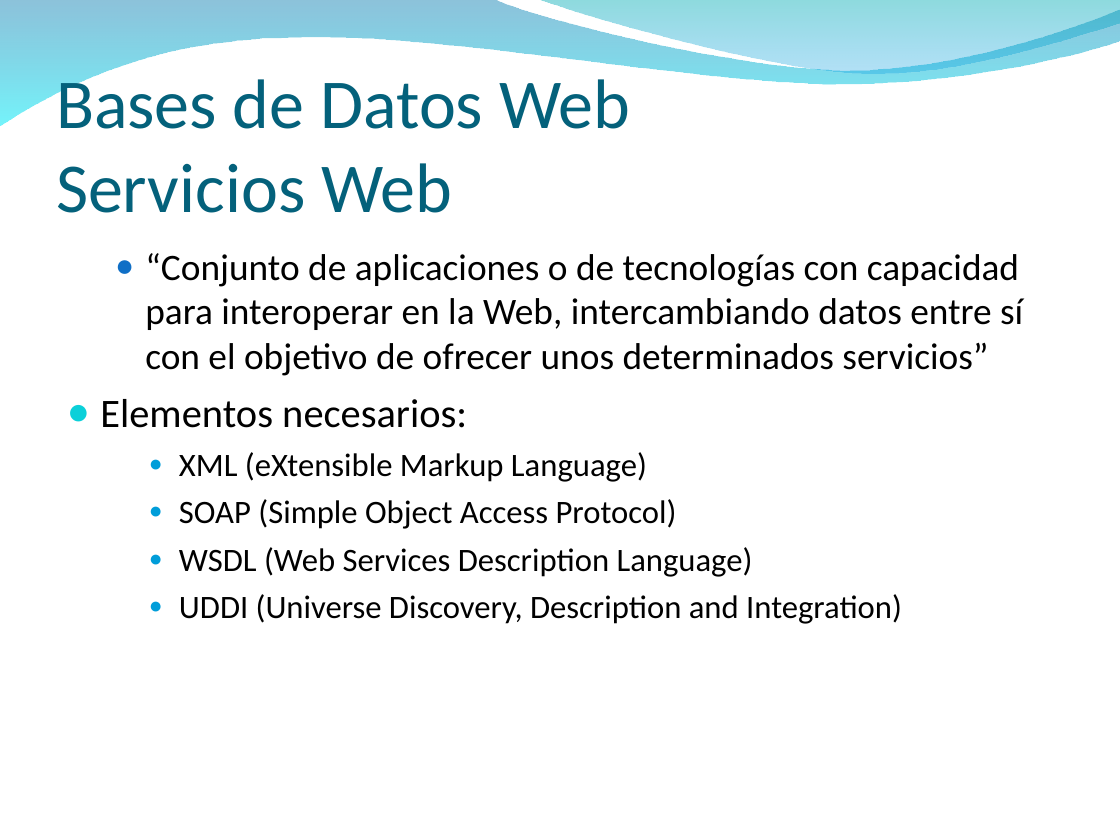
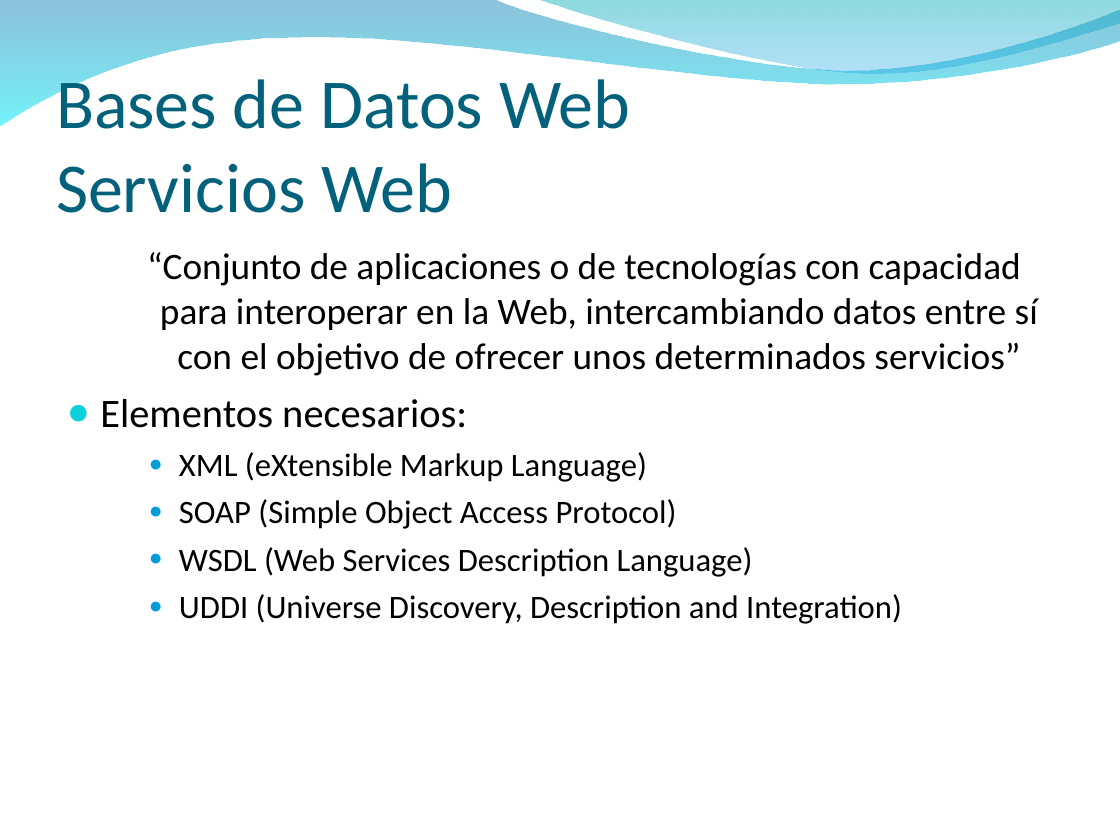
Before and after one commit to txedo/isi-mabd, a slide deck: slide 11 of Funcionalidad3/Funcionalidad3.ppt. Drawn at 1120x840 pixels with LibreOffice and Linux fonts; fonts in the diff are those of the drawing; background and template pictures are left out. Boxes give left, top, right and bottom in pixels: in the first picture for what was removed or moved away, otherwise in the second. Text is boxed around its words. In the diff, an @@ line names an element or a change of style, - is before the commit and + after.

```diff
--- a/Funcionalidad3/Funcionalidad3.ppt
+++ b/Funcionalidad3/Funcionalidad3.ppt
@@ text at (147, 252, 1038, 376): alignment left to centre; bullet ● to none @@
```
Also in this commit, not shown: 10 other slides changed.
